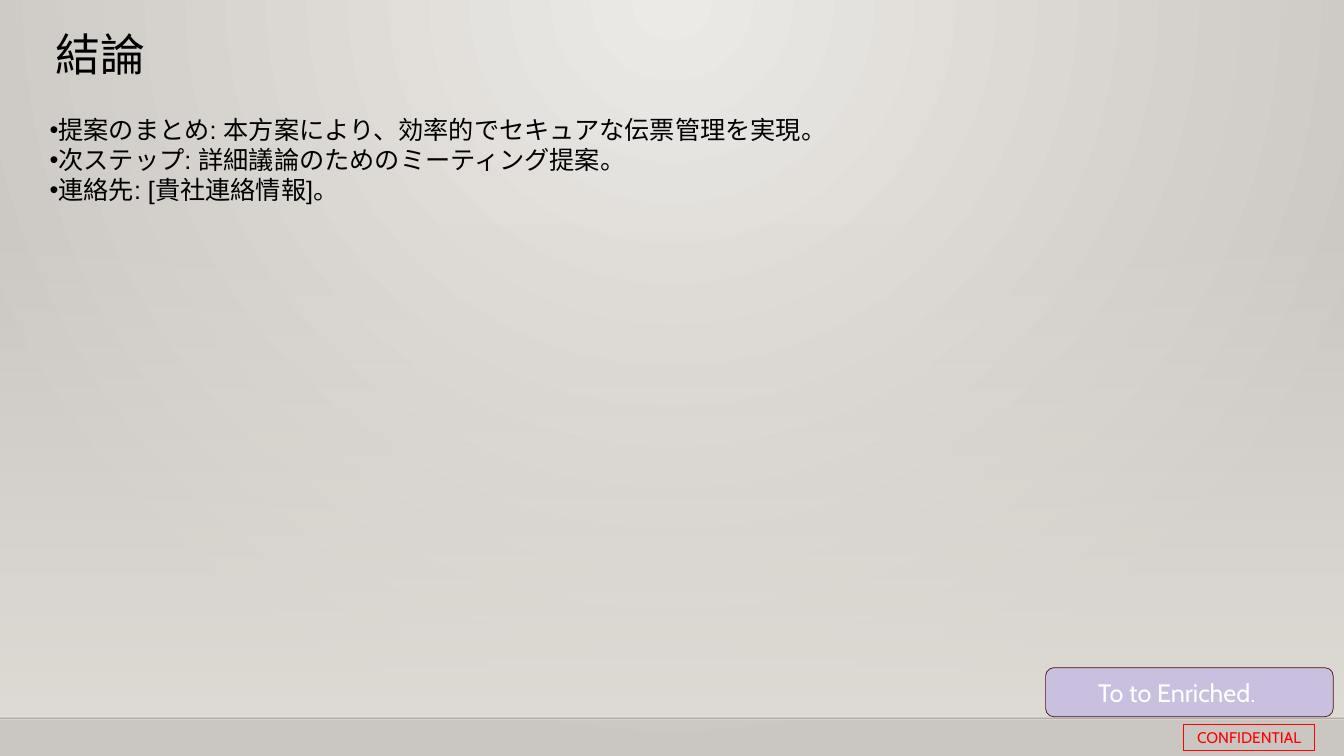
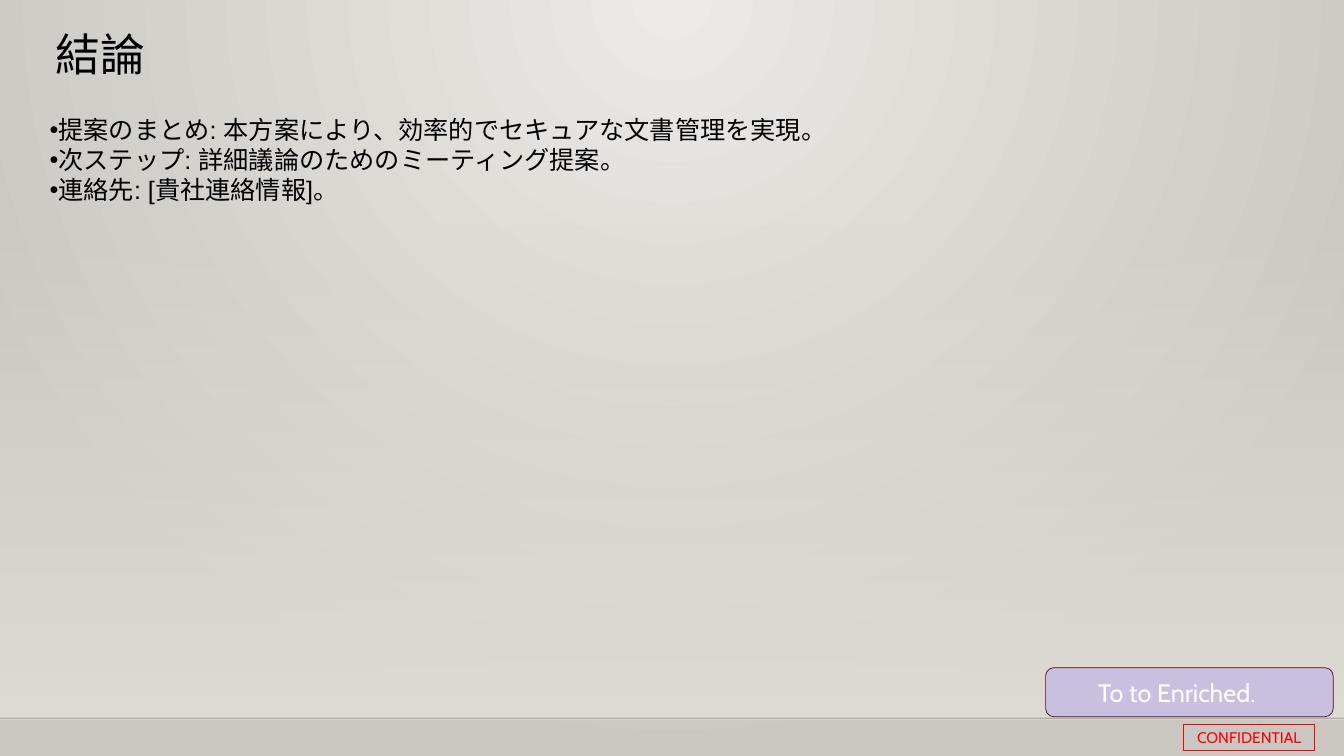
Before and after one commit to 0494938/Notes--CMS-Online, a slide deck: slide 28 of Notesアプリ刷新プロジェクト提案見積もり.pptx (slide 26 before the commit). Drawn at 1344x756 pixels with LibreOffice and Linux fonts; fonts in the diff are those of the drawing; background and template pictures are left out. Boxes give left, top, right and bottom in pixels: in the first picture for what was removed or moved away, otherwise in the second. Text is boxed around its words. In the diff, an @@ line names an element or a change of style, - is before the commit and + after.

```diff
--- a/Notesアプリ刷新プロジェクト提案見積もり.pptx
+++ b/Notesアプリ刷新プロジェクト提案見積もり.pptx
@@ text at [58, 117, 827, 141]: text changed @@
-• 提案のまとめ: 本方案により、効率的でセキュアな伝票管理を実現。
+• 提案のまとめ: 本方案により、効率的でセキュアな文書管理を実現。
```
Also in this commit, not shown: 12 other slides changed, 5 slides added, 2 slides removed, 9 other files.
